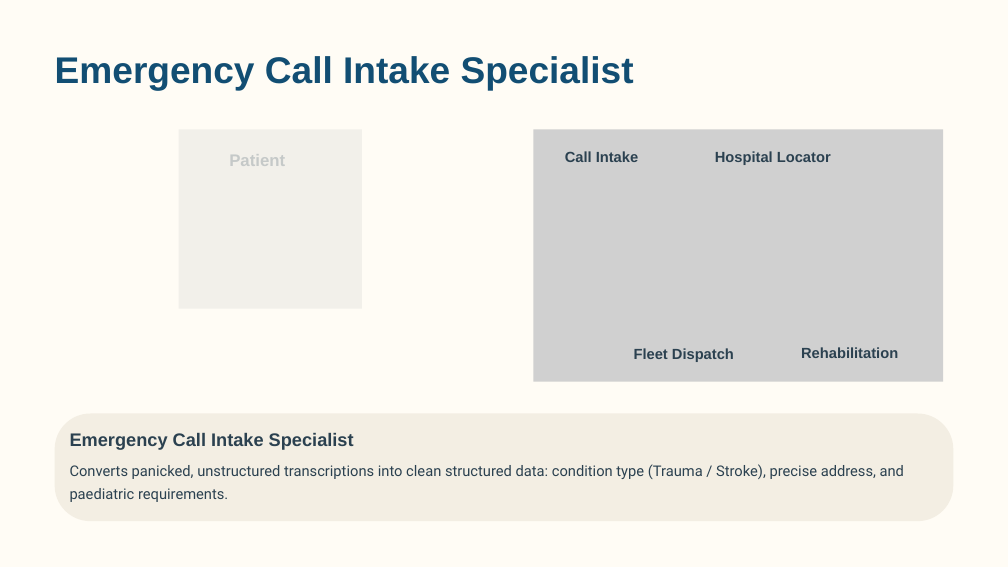
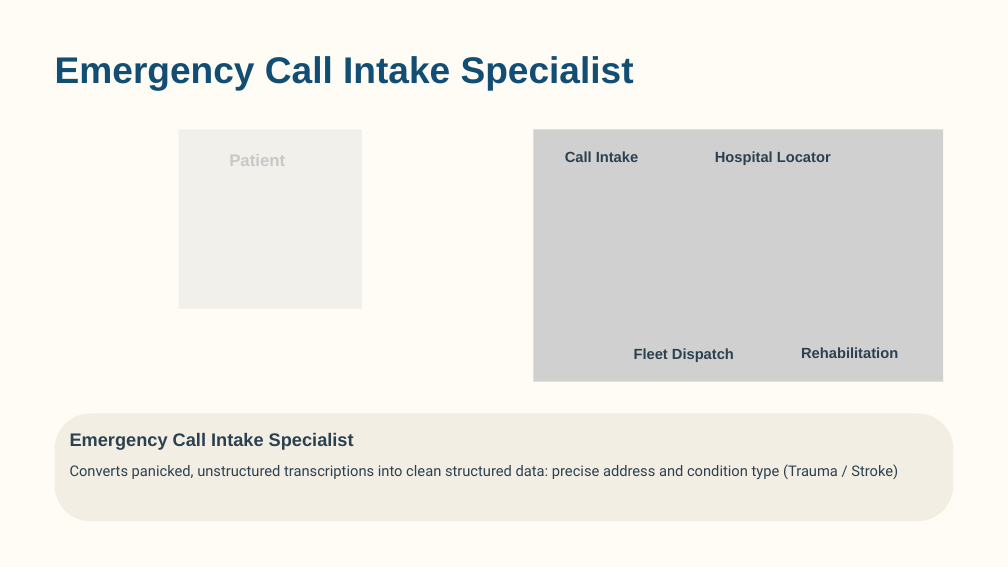
Before and after one commit to manduca-a/exCALIbur_PROJECT, a slide deck: slide 6 of res/exCALIbur-Filocamo-Manduca-Weldemihret-Crewai.pptx. Drawn at 1008x567 pixels with LibreOffice and Linux fonts; fonts in the diff are those of the drawing; grey boxes stand for pictures. Boxes give left, top, right and bottom in pixels: in the first picture for what was removed or moved away, otherwise in the second. Text is boxed around its words. In the diff, an @@ line names an element or a change of style, - is before the commit and + after.

```diff
--- a/res/exCALIbur-Filocamo-Manduca-Weldemihret-Crewai.pptx
+++ b/res/exCALIbur-Filocamo-Manduca-Weldemihret-Crewai.pptx
@@ text at (70, 464, 898, 479): text changed @@
-Converts panicked, unstructured transcriptions into clean structured data: condition type (Trauma / Stroke), precise address, and paediatric requirements.
+Converts panicked, unstructured transcriptions into clean structured data: precise address and condition type (Trauma / Stroke)
```
Also in this commit, not shown: 3 other files.
